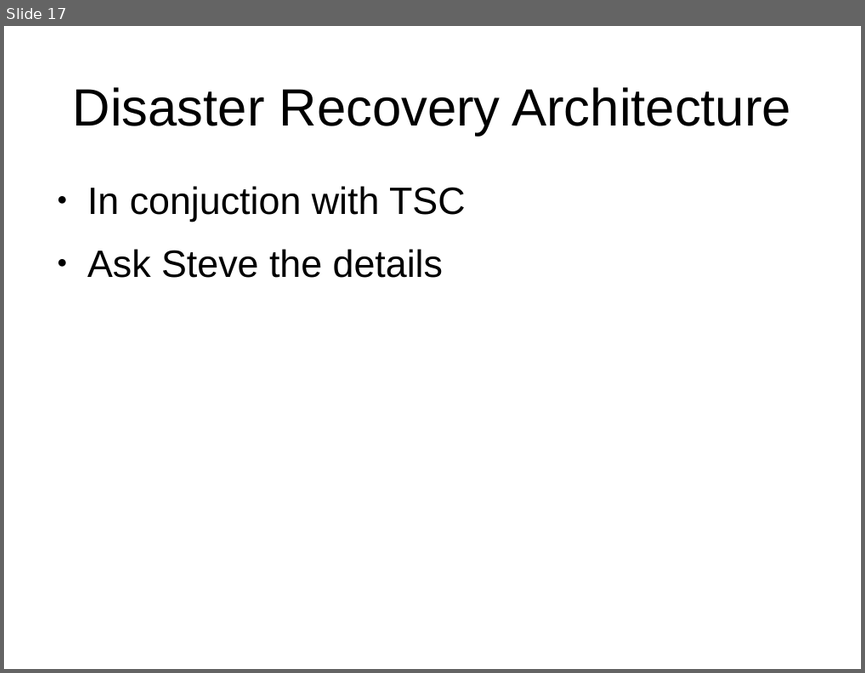
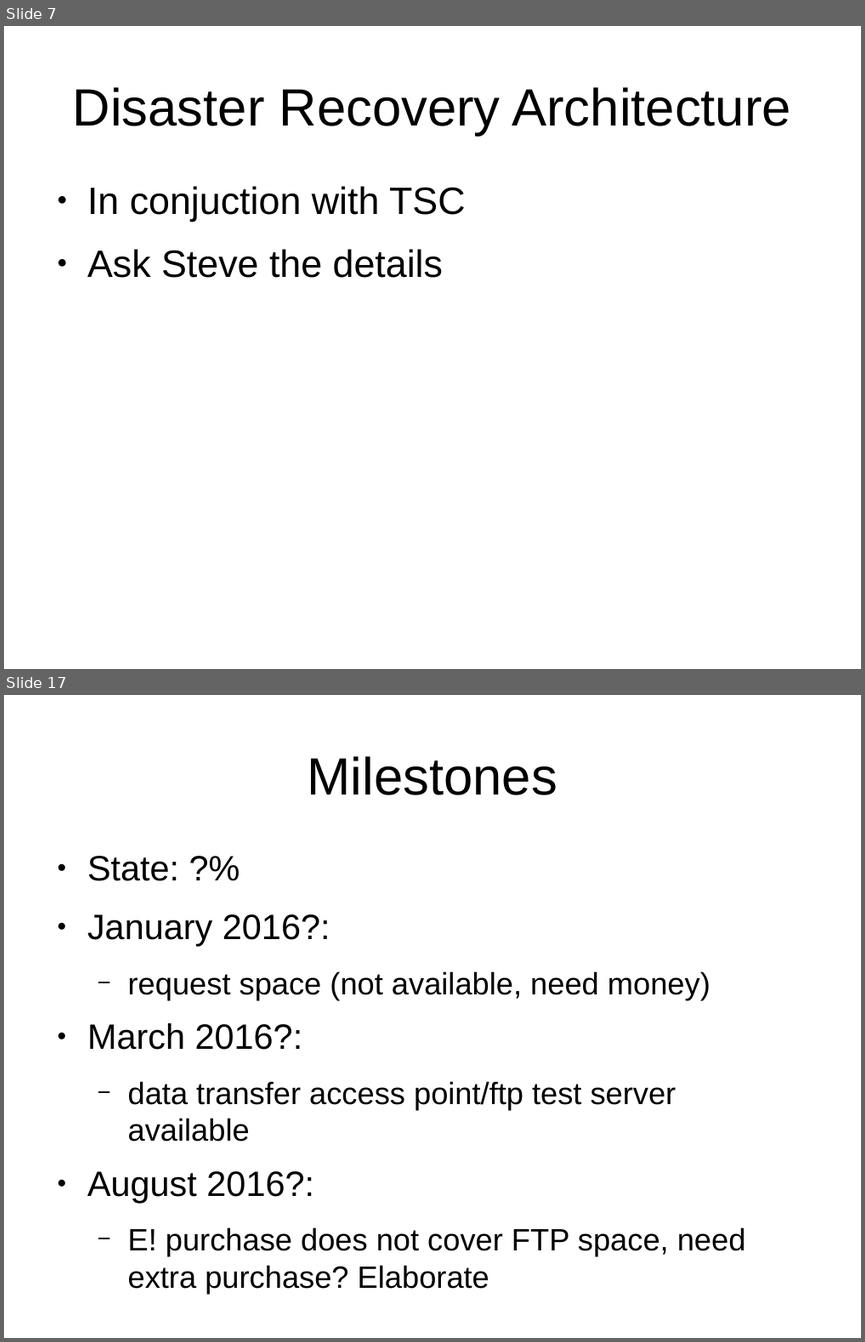
Before and after one commit to avullo/ensembl-migration-pm, a slide deck: data-review-10-16/talk.odp. Shown one above the other, each under a label of ours: slide 17 before the commit, slides 7 and 17 after it; the slides between them are not shown. The pictures are 865x673 and 865x1342 pixels, drawn with LibreOffice and Linux fonts; fonts in the diff are those of the drawing; background and template pictures are left out. Boxes give left, top, right and bottom in pixels: in the first picture for what was removed or moved away, otherwise in the second. Text is boxed around its words. In the diff, an @@ line names an element or a change of style, - is before the commit and + after.

```diff
--- a/data-review-10-16/talk.odp
+++ b/data-review-10-16/talk.odp
@@ slide 17 added at [4,695,861,1338], background #FFFFFF @@
@@ title added at [307,756,557,795], 44 pt, text #000000 @@
+Milestones
@@ text added at [87,856,746,1293], 25.9 pt, text #000000 @@
+● State: ?%
+● January 2016?:
+  − request space (not available, need money)
+● March 2016?:
+  − data transfer access point/ftp test server available
+● August 2016?:
+  − E! purchase does not cover FTP space, need extra purchase? Elaborate
@@ what was slide 17 is now slide 7 @@
```
Also in this commit, not shown: 7 slides changed, 5 other slides added, 4 slides removed.
